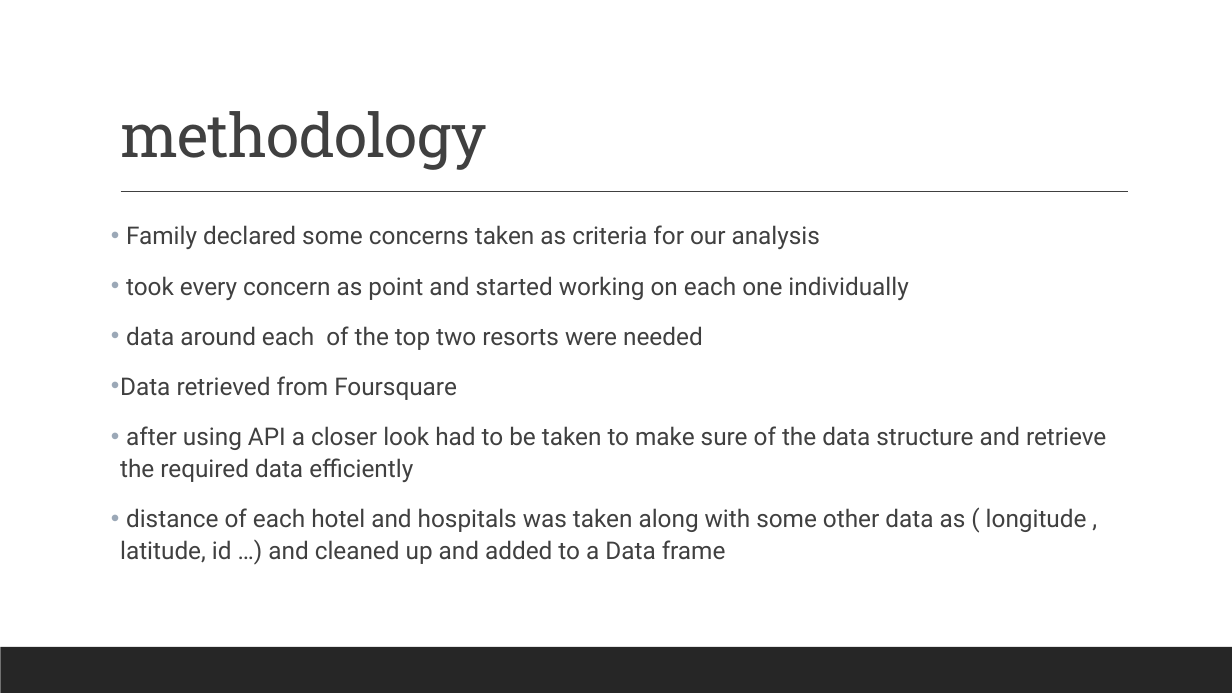
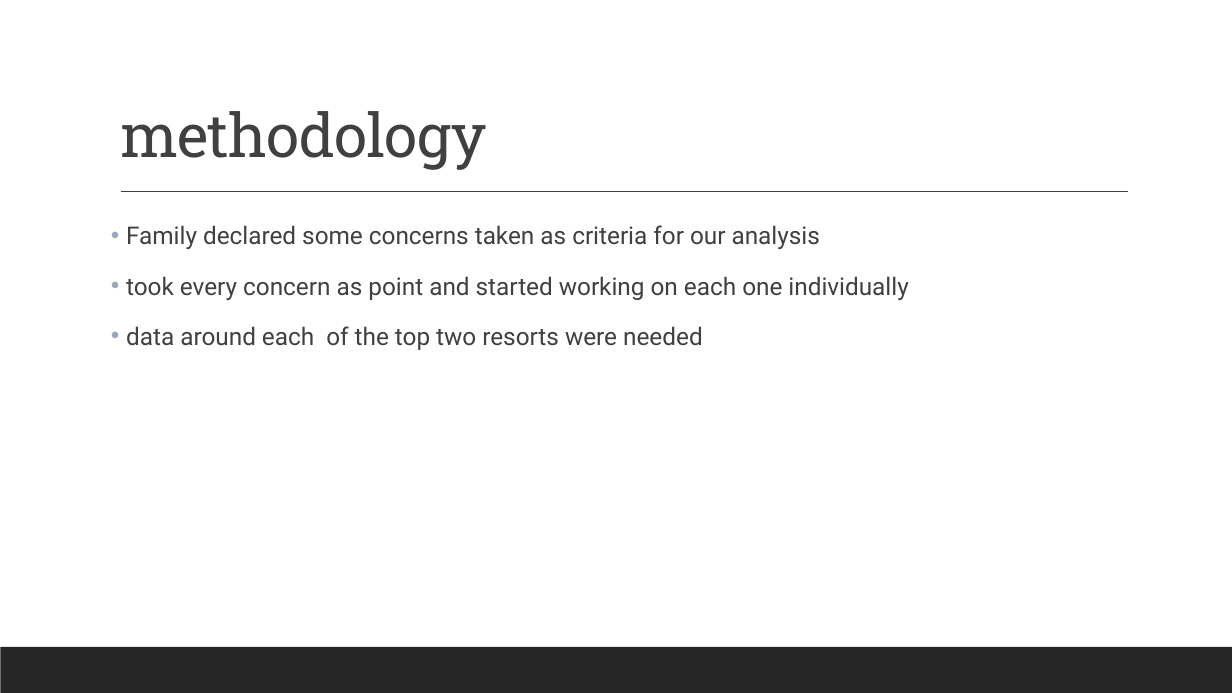
Before and after one commit to NohaGalal04/Coursera_Capstone, a slide deck: slide 7 of California.pptx (slide 4 before the commit). Drawn at 1232x693 pixels with LibreOffice and Linux fonts; fonts in the diff are those of the drawing. Boxes give left, top, right and bottom in pixels: in the first picture for what was removed or moved away, otherwise in the second. Text is boxed around its words. In the diff, an @@ line names an element or a change of style, - is before the commit and + after.

Commit message:
updated powerpoint

```diff
--- a/California.pptx
+++ b/California.pptx
@@ text at (120,376,1106,564): paragraphs removed @@
-• Data retrieved from Foursquare
-• after using API a closer look had to be taken to make sure of the data structure and retrieve the required data efficiently
-• distance of each hotel and hospitals was taken along with some other data as ( longitude , latitude, id …) and cleaned up and added to a Data frame
```
Also in this commit, not shown: 2 other slides changed, 5 slides added.
